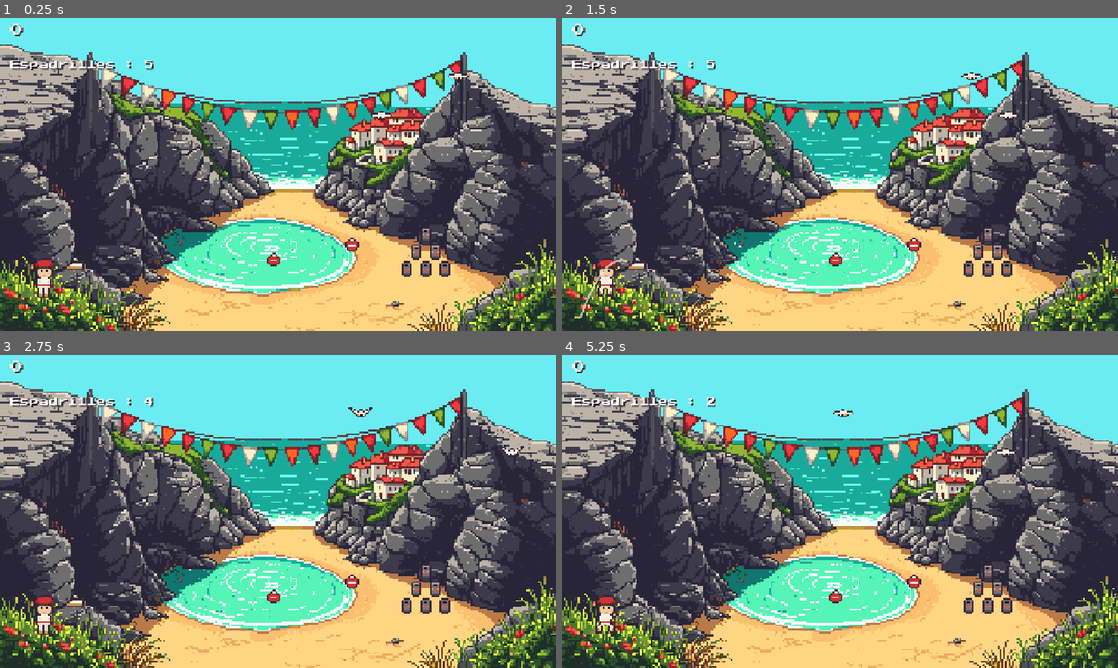
Above: before the commit, frames 1-4 (two rows, left to right).
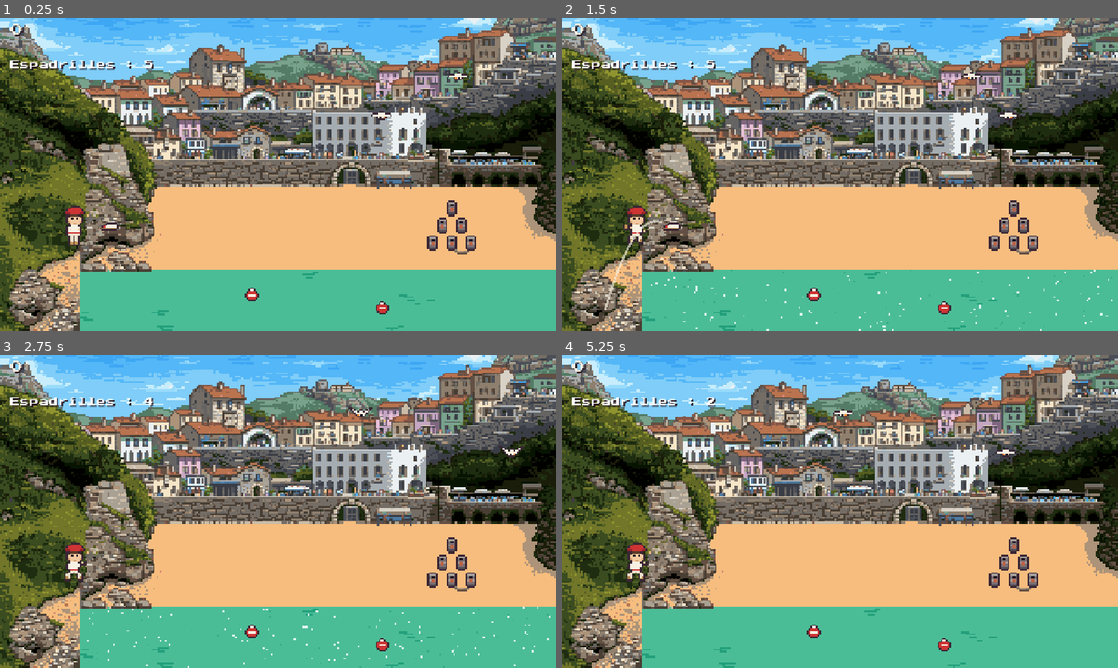
Above: after the commit, the same moments.

Repository: julienott/miarritze
Game: Godot game, scene res://src/challenges/espadrille/espadrille.tscn
Same seed, same stepped clock (60 frames per second), same inputs: the game is played once before the commit and once after it. This scene is started directly instead of the project's main scene.
Inputs (mouse positions are in pixels of both pictures, inside the frame that each line leads up to):
- Up to frame 1 (0.25 s): no input
- Up to frame 2 (1.5 s): tap Enter at 0.5 s; move the mouse to (962, 158) at 0.52 s; click (962, 158) at 0.67 s; tap Space at 0.77 s; drag from (728, 190) to (812, 237) at 1.27 s
- Up to frame 3 (2.75 s): move the mouse to (333, 442) at 2.02 s; click (333, 442) at 2.17 s
- Up to frame 4 (5.25 s): drag from (812, 574) to (673, 464) at 2.77 s; move the mouse to (1006, 558) at 3.52 s; click (1006, 558) at 3.67 s; tap Space at 3.77 s; drag from (673, 464) to (756, 433) at 4.27 s; move the mouse to (867, 511) at 5.02 s; click (867, 511) at 5.17 s

The runs differ from the first frame. In frame 1, 94% of the frame differs, in the area x 0-100%, y 0-100%; in frame 2, 94%; in frame 3, 94%; in frame 4, 94%.

Commit message:
feat: décors fidèles à Biarritz — img2img depuis les photos réelles
Le réel d'abord : chaque décor part d'une photo de Biarritz cadrée en plan
de jeu (tools/rd_i2i.py), Retro Diffusion ne fait que styliser en pixel art.
- Grande Plage : le Casino Municipal art déco + Rocher du Basta
- Côte des Basques : la vraie Villa Belza sur sa falaise
- Port des Pêcheurs : jetées, crampottes, ville et phare réels
- Rocher de la Vierge : rocher + statue + jetée (miroir pour la compo)
- Port Vieux : la crique, les arches, la ville (foule pré-nettoyée
  dans la photo avant stylisation)
- Hub : le vrai plan de Biarritz stylisé en overworld (phare sur la pointe)
- Menu : la baie et la pointe Saint-Martin
+ recalage gameplay (Louis pêche sur la jetée, cibles du Port Vieux,
  boutons du hub sur la vraie géographie)

Co-Authored-By: Claude Fable 5 <noreply@anthropic.com>
Claude-Session: https://claude.ai/code/session_01FJjP4PboXtDyvuDVFYTiia

Diff:
--- a/src/challenges/beach_run/beach_run.gd
+++ b/src/challenges/beach_run/beach_run.gd
@@ -5,7 +5,7 @@
 ## (châteaux de sable, crabes) ; pièces à ramasser. Score = distance + pièces.
 ## FSM : Run, Jump, Fall, Hit.
 
-const _GROUND_Y: float = 620.0
+const _GROUND_Y: float = 592.0
 const _PLAYER_X: float = 250.0
 const _SPAWN_X: float = 1400.0
 
--- a/src/challenges/espadrille/espadrille.gd
+++ b/src/challenges/espadrille/espadrille.gd
@@ -5,7 +5,7 @@
 ## Cibles : boîtes de conserve, bouées, mouettes chapardeuses (mobiles).
 ## FSM : Aim, Charge, Throw, Resolve.
 
-const _LAUNCH_POS: Vector2 = Vector2(150.0, 560.0)
+const _LAUNCH_POS: Vector2 = Vector2(230.0, 470.0)
 
 @export var throws_total: int = 5
 @export var power_scale: float = 3.4
@@ -32,7 +32,7 @@
 	_throws_left = throws_total
 
 	_player = LouisSprite.new()
-	_player.position = Vector2(70.0, 640.0 - LouisSprite.FEET_Y)
+	_player.position = Vector2(140.0, 520.0 - LouisSprite.FEET_Y)
 	add_child(_player)
 	_player.play(&"idle")
 
@@ -64,11 +64,11 @@
 	# pile de boîtes de conserve sur des caisses (droite)
 	for i: int in 3:
 		for j: int in (3 - i):
-			_add_target("can", Vector2(920.0 + j * 44.0 + i * 22.0, 560.0 - i * 40.0),
+			_add_target("can", Vector2(980.0 + j * 44.0 + i * 22.0, 500.0 - i * 40.0),
 				box_points, Vector2.ZERO)
 	# bouées dans l'eau
-	_add_target("buoy", Vector2(610.0, 540.0), buoy_points, Vector2.ZERO)
-	_add_target("buoy", Vector2(790.0, 505.0), buoy_points, Vector2.ZERO)
+	_add_target("buoy", Vector2(560.0, 620.0), buoy_points, Vector2.ZERO)
+	_add_target("buoy", Vector2(860.0, 650.0), buoy_points, Vector2.ZERO)
 	# mouettes chapardeuses
 	_add_target("gull", Vector2(820.0, 210.0), gull_points, Vector2(120.0, 0.0))
 	_add_target("gull", Vector2(1050.0, 120.0), gull_points, Vector2(-90.0, 0.0))
--- a/src/challenges/fishing/fishing.gd
+++ b/src/challenges/fishing/fishing.gd
@@ -5,9 +5,9 @@
 ## relâcher pour la faire redescendre. Jauge vert / orange / rouge.
 ## FSM : Cast, Bite, Reel, Slack, Snap, Landed.
 
-const _DOCK_Y: float = 604.0
-const _LOUIS_X: float = 400.0
-const _BOBBER_HOME: Vector2 = Vector2(660.0, 440.0)
+const _DOCK_Y: float = 412.0
+const _LOUIS_X: float = 210.0
+const _BOBBER_HOME: Vector2 = Vector2(430.0, 560.0)
 
 @export var cast_duration: float = 0.8
 @export var bite_delay_min: float = 0.6
@@ -119,7 +119,7 @@
 			_tension_fill.color = Color(0.3, 0.85, 0.3)
 		_progress_fill.size.x = 596.0 * clampf(_progress, 0.0, 1.0)
 		# le bouchon se rapproche du ponton avec la progression
-		_bobber.position = _BOBBER_HOME.lerp(Vector2(230.0, 560.0), _progress)
+		_bobber.position = _BOBBER_HOME.lerp(Vector2(290.0, 490.0), _progress)
 	else:
 		_bobber.position = _BOBBER_HOME + Vector2(0.0, 3.0 * sin(_bob_time * 2.0))
 	# fil de pêche : de la canne au bouchon
--- a/src/hub/hub.gd
+++ b/src/hub/hub.gd
@@ -3,12 +3,12 @@
 ## son monument (positions calées sur bg_hub, échelle x4).
 
 const _PLACES: Array[Dictionary] = [
-	{"id": &"beach_run", "title": "Grande Plage", "pos": Vector2(380, 240)},
-	{"id": &"surf", "title": "Côte des Basques", "pos": Vector2(1060, 600)},
-	{"id": &"fishing", "title": "Port des Pêcheurs", "pos": Vector2(860, 540)},
-	{"id": &"rock_crossing", "title": "Rocher de la Vierge", "pos": Vector2(360, 566)},
-	{"id": &"espadrille", "title": "Port Vieux", "pos": Vector2(610, 620)},
-	{"id": &"lighthouse", "title": "Le Phare", "pos": Vector2(1010, 140)},
+	{"id": &"beach_run", "title": "Grande Plage", "pos": Vector2(880, 150)},
+	{"id": &"surf", "title": "Côte des Basques", "pos": Vector2(520, 660)},
+	{"id": &"fishing", "title": "Port des Pêcheurs", "pos": Vector2(430, 430)},
+	{"id": &"rock_crossing", "title": "Rocher de la Vierge", "pos": Vector2(300, 520)},
+	{"id": &"espadrille", "title": "Port Vieux", "pos": Vector2(430, 600)},
+	{"id": &"lighthouse", "title": "Le Phare", "pos": Vector2(470, 280)},
 ]
 
 @onready var _player_label: Label = %PlayerLabel
Binary file changed: assets/sprites/bg_beach_0.png
Binary file changed: assets/sprites/bg_beach_1.png
Binary file changed: assets/sprites/bg_beach_2.png
Binary file changed: assets/sprites/bg_espadrille_0.png
Binary file changed: assets/sprites/bg_espadrille_1.png
Binary file changed: assets/sprites/bg_espadrille_2.png
Binary file changed: assets/sprites/bg_fishing_0.png
Binary file changed: assets/sprites/bg_fishing_1.png
Binary file changed: assets/sprites/bg_fishing_2.png
Binary file changed: assets/sprites/bg_hub_0.png
Binary file changed: assets/sprites/bg_hub_1.png
Binary file changed: assets/sprites/bg_hub_2.png
(and 11 more such lines)
